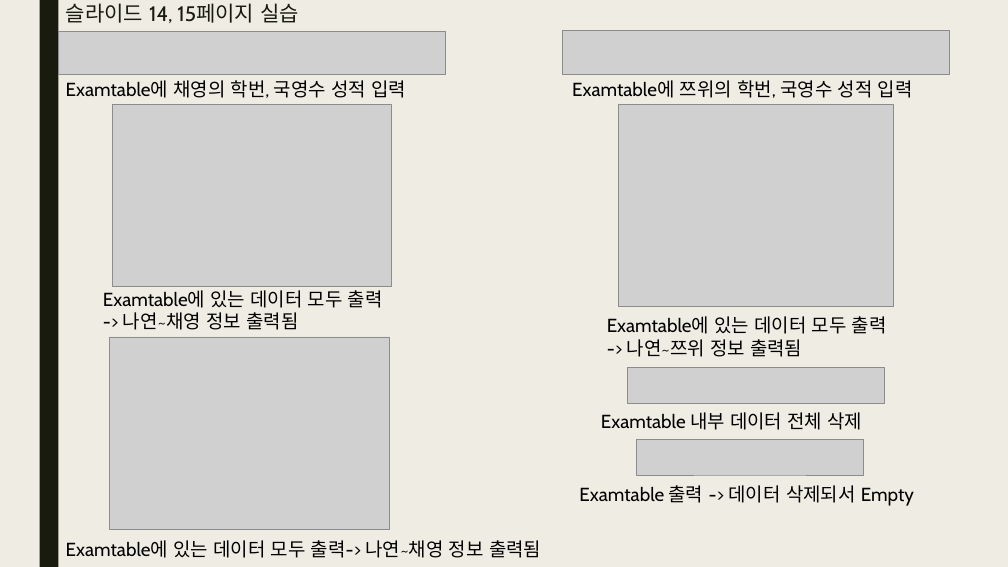
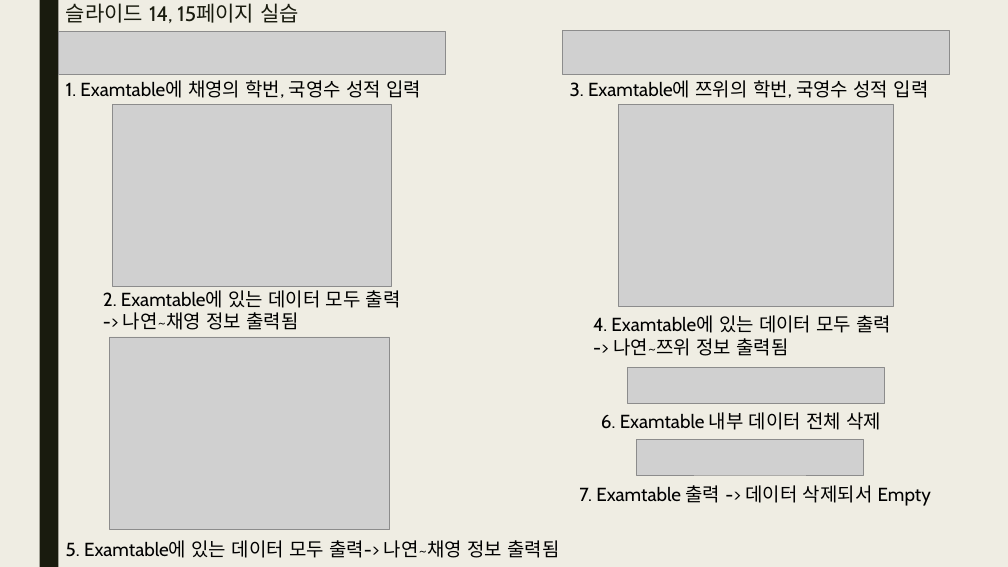
Before and after one commit to bino0130/politec-database, a slide deck: slide 7 of 데이터베이스프로그래밍 과제/20230508 데이터베이스 1강 과제 남정현.pptx. Drawn at 1008x567 pixels with LibreOffice and Linux fonts; fonts in the diff are those of the drawing; grey boxes stand for pictures. Boxes give left, top, right and bottom in pixels: in the first picture for what was removed or moved away, otherwise in the second. Text is boxed around its words. In the diff, an @@ line names an element or a change of style, - is before the commit and + after.

```diff
--- a/데이터베이스프로그래밍 과제/20230508 데이터베이스 1강 과제 남정현.pptx
+++ b/데이터베이스프로그래밍 과제/20230508 데이터베이스 1강 과제 남정현.pptx
@@ text at <box>66,80,421,98</box>: text changed @@
-Examtable에 채영의 학번, 국영수 성적 입력
+1. Examtable에 채영의 학번, 국영수 성적 입력
@@ text at <box>570,80,929,98</box>: text changed @@
-Examtable에 쯔위의 학번, 국영수 성적 입력
+3. Examtable에 쯔위의 학번, 국영수 성적 입력
@@ text at <box>103,286,401,308</box>: text changed @@
-Examtable에 있는 데이터 모두 출력
+2. Examtable에 있는 데이터 모두 출력
@@ text "4. Examtable에 있는 데이터 모두 ...": place and size @@
-text "4. Examtable에 있는 데이터 모두 ..." at <box>607,316,887,357</box>
+text "4. Examtable에 있는 데이터 모두 ..." at <box>593,315,892,356</box>
@@ text at <box>593,315,892,333</box>: text changed @@
-Examtable에 있는 데이터 모두 출력
+4. Examtable에 있는 데이터 모두 출력
@@ text at <box>601,412,881,430</box>: text changed @@
-Examtable 내부 데이터 전체 삭제
+6. Examtable 내부 데이터 전체 삭제
@@ text at <box>579,485,931,506</box>: text changed @@
-Examtable 출력 -> 데이터 삭제되서 Empty
+7. Examtable 출력 -> 데이터 삭제되서 Empty
@@ text at <box>66,540,559,558</box>: text changed @@
-Examtable에 있는 데이터 모두 출력-> 나연~채영 정보 출력됨
+5. Examtable에 있는 데이터 모두 출력-> 나연~채영 정보 출력됨
```
Also in this commit, not shown: 6 other slides changed, 6 slides added, 13 other files.
